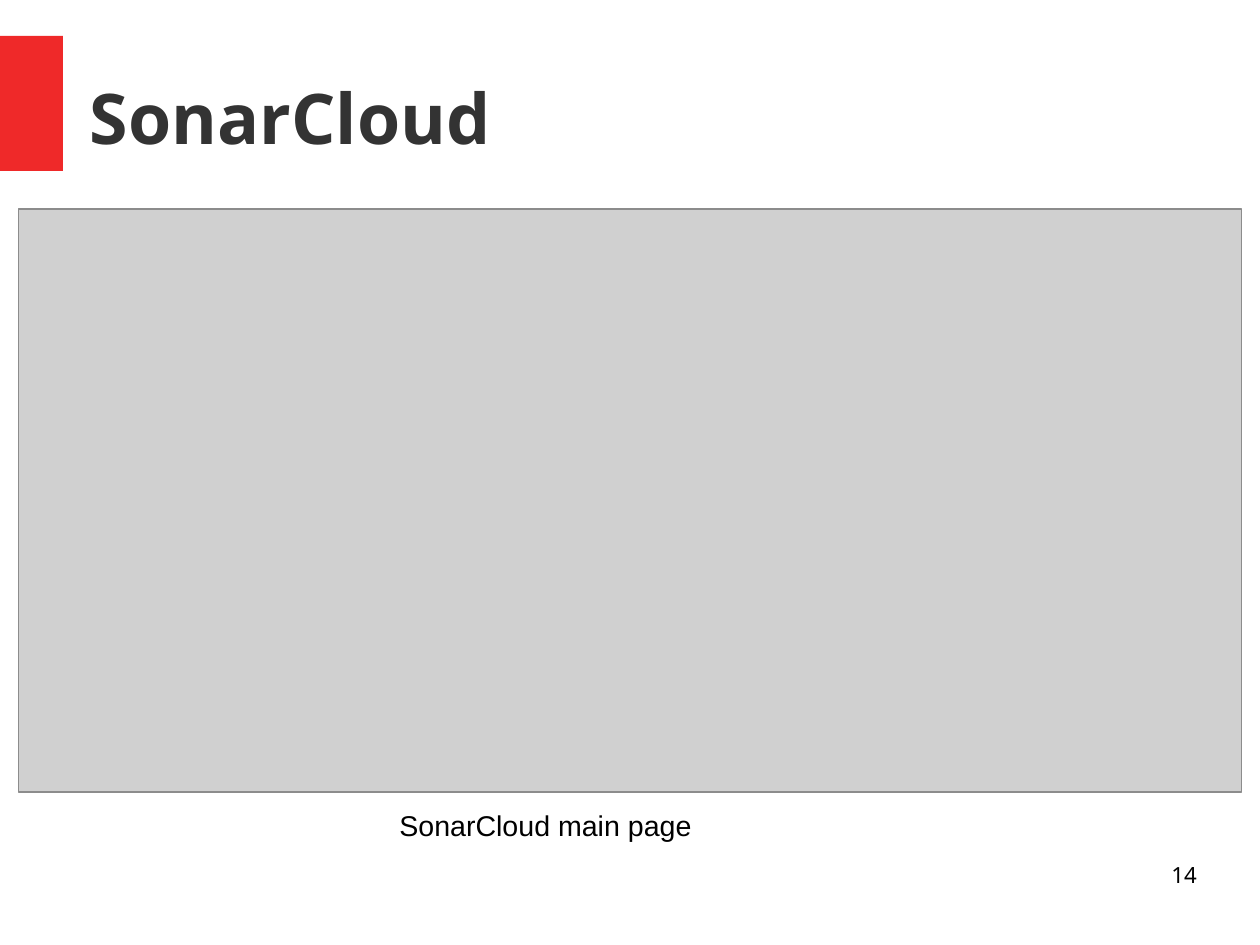
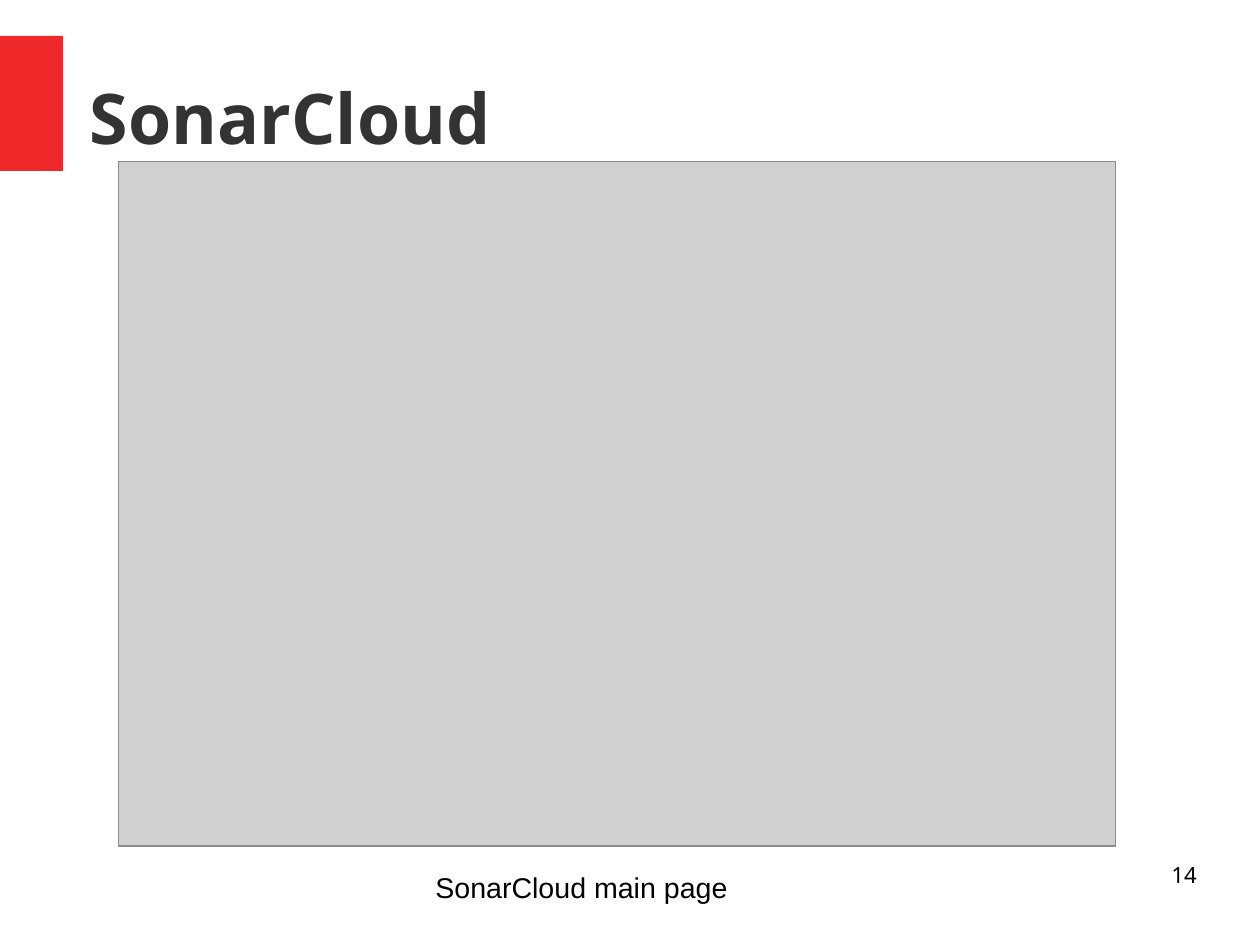
Before and after one commit to unige-pinfo-2019/PInfo3, a slide deck: slide 14 of Docs/Presentations/pres2.odp. Drawn at 1260x945 pixels with LibreOffice and Linux fonts; fonts in the diff are those of the drawing; grey boxes stand for pictures. Boxes give left, top, right and bottom in pixels: in the first picture for what was removed or moved away, otherwise in the second. Text is boxed around its words. In the diff, an @@ line names an element or a change of style, - is before the commit and + after.

Commit message:
Update presentation and README

```diff
--- a/Docs/Presentations/pres2.odp
+++ b/Docs/Presentations/pres2.odp
@@ picture: place and size @@
-picture at [18,209,1243,792]
+picture at [118,162,1116,847]
@@ text "SonarCloud main page": place and size @@
-text "SonarCloud main page" at [399,815,692,842]
+text "SonarCloud main page" at [435,877,728,903]
```
Also in this commit, not shown: 1 other file.
